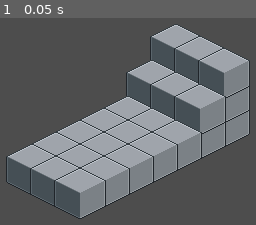
Above: before the commit, frame 1.
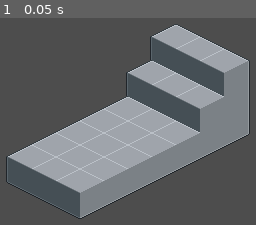
Above: after the commit, the same moment.

Repository: sarahgaskov/IsoTest
Game: Godot game, scene res://scenes/level.tscn
Same seed, same stepped clock (60 frames per second), same inputs: the game is played once before the commit and once after it.
Inputs:
- Up to frame 1 (0.05 s): no input

The runs differ from the first frame. In frame 1, 2.4% of the frame differs, in the area x 11-98%, y 8-91%.

Commit message:
Progress

Diff:
--- /dev/null
+++ b/assets/2d/occlusion/floor_dev_o.json
@@ -0,0 +1,49 @@
+{
+	"hash": "0495d56d6f4ea230233b03a4494d0faa",
+	"tiles": [
+		{
+			"edges": {
+				"0": [
+					31.0,
+					0.0,
+					0.0,
+					18.0
+				],
+				"1": [
+					32.0,
+					0.0,
+					63.0,
+					18.0
+				],
+				"2": [
+					56.0,
+					19.0,
+					63.0,
+					44.0
+				],
+				"3": [
+					63.0,
+					45.0,
+					32.0,
+					63.0
+				],
+				"4": [
+					0.0,
+					45.0,
+					31.0,
+					63.0
+				],
+				"5": [
+					0.0,
+					19.0,
+					7.0,
+					44.0
+				]
+			},
+			"region": [
+				64,
+				64
+			]
+		}
+	]
+}
--- a/assets/mesh_lib/tiles.tres
+++ b/assets/mesh_lib/tiles.tres
@@ -6,34 +6,14 @@
 atlas = ExtResource("1_d52ls")
 region = Rect2(0, 0, 64, 64)
 
-[sub_resource type="StandardMaterial3D" id="StandardMaterial3D_vt6s1"]
-transparency = 2
-alpha_scissor_threshold = 0.5
-alpha_antialiasing_mode = 0
-cull_mode = 2
-shading_mode = 0
-albedo_texture = SubResource("AtlasTexture_d52ls")
-texture_filter = 0
-billboard_mode = 1
-billboard_keep_scale = true
-
-[sub_resource type="QuadMesh" id="QuadMesh_8nvxf"]
-material = SubResource("StandardMaterial3D_vt6s1")
-size = Vector2(45.254833, 45.254833)
-
-[sub_resource type="AtlasTexture" id="AtlasTexture_oempc"]
-atlas = ExtResource("1_d52ls")
-region = Rect2(0, 0, 64, 64)
-
-[sub_resource type="ConcavePolygonShape3D" id="ConcavePolygonShape3D_0mnh7"]
+[sub_resource type="ConcavePolygonShape3D" id="ConcavePolygonShape3D_vt6s1"]
 data = PackedVector3Array(12, -12, 12, -12, -12, 12, 12, 12, 12, 12, 12, 12, -12, -12, 12, -12, 12, 12, 12, -12, 12, -1 …(392 unchanged characters)…
 
 [resource]
 item/0/name = "slab_5"
-item/0/mesh = SubResource("QuadMesh_8nvxf")
 item/0/mesh_transform = Transform3D(1, 0, 0, 0, 1, 0, 0, 0, 1, 0, 0, 0)
 item/0/mesh_cast_shadow = 1
-item/0/shapes = [SubResource("ConcavePolygonShape3D_0mnh7"), Transform3D(1, 0, 0, 0, 1, 0, 0, 0, 1, 0, 0, 0)]
+item/0/shapes = [SubResource("ConcavePolygonShape3D_vt6s1"), Transform3D(1, 0, 0, 0, 1, 0, 0, 0, 1, 0, 0, 0)]
 item/0/navigation_mesh_transform = Transform3D(1, 0, 0, 0, 1, 0, 0, 0, 1, 0, 0, 0)
 item/0/navigation_layers = 1
-item/0/preview = SubResource("AtlasTexture_oempc")
+item/0/preview = SubResource("AtlasTexture_d52ls")
--- /dev/null
+++ b/assets/shaders/occlusion.gdshader
@@ -0,0 +1,67 @@
+shader_type spatial;
+render_mode unshaded, cull_disabled;
+
+// Sprite + its occlusion mask (same region, same UVs).
+uniform sampler2D albedo_tex : source_color, filter_nearest;
+uniform sampler2D mask_tex : filter_nearest;
+
+// Per tile type: silhouette edge as (a.xy, b.xy) in UV, one per direction.
+// Direction order, clockwise from top-left: NW NE E SE SW W. Opposite = +3.
+uniform vec4 edges[6];
+
+// Per cell: which directions have a touching neighbor, and the [t0,t1] span
+// of that contact along each edge (packed two directions per vec4).
+instance uniform int neighbors;
+instance uniform vec4 range01;
+instance uniform vec4 range23;
+instance uniform vec4 range45;
+
+int decode_dir(vec3 c) {
+	bool r = c.r > 0.5, g = c.g > 0.5, b = c.b > 0.5;
+	if (r && !g && !b) return 0; // red     NW
+	if (!r && g && !b) return 1; // green   NE
+	if (!r && g && b)  return 2; // cyan    E
+	if (!r && !g && b) return 3; // blue    SE
+	if (r && g && !b)  return 4; // yellow  SW
+	if (r && !g && b)  return 5; // magenta W
+	return -1;
+}
+
+vec2 range_for(int d) {
+	if (d == 0) return range01.xy;
+	if (d == 1) return range01.zw;
+	if (d == 2) return range23.xy;
+	if (d == 3) return range23.zw;
+	if (d == 4) return range45.xy;
+	return range45.zw;
+}
+
+void vertex() {
+	// Full billboard, keeping the mesh's own scale (pixel-perfect).
+	MODELVIEW_MATRIX = VIEW_MATRIX * mat4(
+		INV_VIEW_MATRIX[0], INV_VIEW_MATRIX[1], INV_VIEW_MATRIX[2], MODEL_MATRIX[3]);
+	MODELVIEW_MATRIX = MODELVIEW_MATRIX * mat4(
+		vec4(length(MODEL_MATRIX[0].xyz), 0.0, 0.0, 0.0),
+		vec4(0.0, length(MODEL_MATRIX[1].xyz), 0.0, 0.0),
+		vec4(0.0, 0.0, length(MODEL_MATRIX[2].xyz), 0.0),
+		vec4(0.0, 0.0, 0.0, 1.0));
+	MODELVIEW_NORMAL_MATRIX = mat3(MODELVIEW_MATRIX);
+}
+
+void fragment() {
+	vec4 tex = texture(albedo_tex, UV);
+	ALBEDO = tex.rgb;
+	ALPHA = tex.a;
+	ALPHA_SCISSOR_THRESHOLD = 0.5;
+
+	int d = decode_dir(texture(mask_tex, UV).rgb);
+	if (d >= 0 && (neighbors & (1 << d)) != 0) {
+		vec2 a = edges[d].xy;
+		vec2 ab = edges[d].zw - a;
+		// Project this pixel onto the edge; t is its position along it.
+		float t = clamp(dot(UV - a, ab) / dot(ab, ab), 0.0, 1.0);
+		vec2 span = range_for(d);
+		if (t >= span.x && t <= span.y)
+			ALPHA = 0.0; // outline pixel is backed by the neighbor: erase it
+	}
+}
--- a/scripts/iso_grid.gd
+++ b/scripts/iso_grid.gd
@@ -3,24 +3,30 @@
 class_name IsoGrid
 
 const LIB_PATH = "res://assets/mesh_lib/tiles.tres"
-
-#TODO: Allow storing multiple tile sheets in an array
-
-## Tilesheet region rigged to .obj files
+const OCC_SHADER = preload("res://assets/shaders/occlusion.gdshader")
+
+## Tilesheet regions rigged to .obj files (may reference several tilesheets)
 @export_file("*.json") var config = "res://tiles.json"
 
 ## Rebuild mesh library according to config
 @export_tool_button("Rebuild tiles") var _rebuild = rebuild
 
+## Re-scan every occlusion mask from scratch, ignoring the cache
+@export_tool_button("Rebake occlusion") var _rebake = rebake
+
 @export_group("Editor aids")
+## Swap sprites for the raw 3D models, one color per face [EDITOR ONLY]
+@export var show_3d = false:
+	set(v):
+		show_3d = v
+		if is_node_ready(): rebuild()
+
 ## A white plane at height 0 to build on top of [EDITOR ONLY]
 @export var show_floor = true:
 	set(v):
 		show_floor = v
 		if is_node_ready(): _refresh_floor()
 
-# TODO: Render models with different colored faces, hide sprites
-
 ## Wireframe cell box on every placed tile for reading geometry [EDITOR ONLY]
 @export var show_wireframe = true:
 	set(v):
@@ -28,68 +34,229 @@
 		if is_node_ready(): _refresh_wire()
 
 var _wire_hash = 0
+var _occ_hash = 0
+var _types := {}          # cell item id -> {mesh, mat, edges, out, present}
+var _blank_mask: ImageTexture
 
 func _ready() -> void:
 	cell_size = Iso.cell()
 	set_process(Engine.is_editor_hint())
+	_setup()
 	_refresh_floor()
 	_refresh_wire()
 
-# Rebuild wire boxes only when cells change
+# Build the render types + sprite layer from config, without touching the
+# saved mesh library (so it is safe at runtime, unlike rebuild()).
+func _setup() -> void:
+	var data = JSON.parse_string(FileAccess.get_file_as_string(config))
+	if data == null: return
+	var paths: Array = data.get("tilesheets", [data.get("tilesheet")])
+	var sheets: Array = paths.map(func(p): return load(p) as Texture2D)
+	_build_types(data, paths, sheets)
+	if not show_3d: _mute_library()
+	_occ_hash = 0
+	_refresh_sprites()
+
+# Drop the placed-cell meshes so GridMap draws only collision; the sprite layer
+# owns the visuals. In-memory only, so the saved library is left untouched.
+func _mute_library() -> void:
+	if mesh_library == null: return
+	for id in mesh_library.get_item_list():
+		mesh_library.set_item_mesh(id, null)
+	var lib = mesh_library
+	mesh_library = null
+	mesh_library = lib
+
 func _process(_delta: float) -> void:
-	if not show_wireframe:
-		return
 	var h = get_used_cells().hash()
-	if h != _wire_hash:
+	if show_wireframe and h != _wire_hash:
 		_refresh_wire()
+	if not show_3d and h != _occ_hash:
+		_refresh_sprites()
 
 func rebuild() -> void:
 	cell_size = Iso.cell()
 
 	var data = JSON.parse_string(FileAccess.get_file_as_string(config))
-
 	if data == null:
 		push_error("IsoGrid: could not parse %s" % config)
 		return
 
-	var sheet: Texture2D = load(data.tilesheet)
-
+	var paths: Array = data.get("tilesheets", [data.get("tilesheet")])
+	var sheets: Array = paths.map(func(p): return load(p) as Texture2D)
 	var lib = _fresh_library()
 
-	# Dynamically build library
+	# GridMap keeps the collision and the palette preview; the sprites
+	# themselves are drawn by the occlusion layer (see _refresh_sprites),
+	# so placed cells carry a mesh only in the 3D debug view.
 	for id in data.tiles.size():
 		var tile: Dictionary = data.tiles[id]
 		lib.create_item(id)
 		lib.set_item_name(id, tile.name)
-		lib.set_item_mesh(id, _tile_art(sheet, tile))
+		lib.set_item_mesh(id, _debug_mesh(tile) if show_3d else null)
 		lib.set_item_shapes(id, [_collision(tile), Transform3D.IDENTITY])
-		lib.set_item_preview(id, _slice(sheet, _region(tile)))
+		lib.set_item_preview(id, _slice(sheets[tile.get("sheet", 0)], _region(tile)))
 	ResourceSaver.save(lib, LIB_PATH)
 	mesh_library = lib
 
-# The visible tile, a pixel perfect billboarding quad mesh
-func _tile_art(sheet: Texture2D, tile: Dictionary) -> QuadMesh:
+	_build_types(data, paths, sheets)
+	_occ_hash = 0
+	_refresh_sprites()
+
+# Force a clean occlusion rebake, then rebuild.
+func rebake() -> void:
+	var data = JSON.parse_string(FileAccess.get_file_as_string(config))
+	for p in data.get("tilesheets", [data.get("tilesheet")]):
+		var cache = "%s/occlusion/%s_o.json" % [p.get_base_dir(), p.get_file().get_basename()]
+		if FileAccess.file_exists(cache): DirAccess.remove_absolute(ProjectSettings.globalize_path(cache))
+	rebuild()
+
+# One shader material per tile type, fed the baked edges of its sheet's mask.
+func _build_types(data: Dictionary, paths: Array, sheets: Array) -> void:
+	_types = {}
+	for si in paths.size():
+		var ids := []
+		var regions := []
+		for id in data.tiles.size():
+			if data.tiles[id].get("sheet", 0) == si:
+				ids.append(id)
+				regions.append(data.tiles[id].region)
+		if ids.is_empty(): continue
+
+		var baked = OcclusionMaskBaker.ensure(paths[si], regions)
+		var sheet_img: Image = sheets[si].get_image()
+		var mask_img = _load_mask(paths[si])
+		for k in ids.size():
+			_types[ids[k]] = _make_type(
+				data.tiles[ids[k]], sheet_img, mask_img,
+				baked[k] if k < baked.size() else {})
+
+func _make_type(tile: Dictionary, sheet: Image, mask: Image, baked: Dictionary) -> Dictionary:
 	var region = _region(tile)
+	var edges = baked.get("edges", _zeros(Vector4.ZERO))
+	var out = baked.get("out", _zeros(Vector2.ZERO))
+	var present = baked.get("present", 0)
+
+	var mat = ShaderMaterial.new()
+	mat.shader = OCC_SHADER
+	mat.set_shader_parameter("albedo_tex", _crop(sheet, region))
+	mat.set_shader_parameter("mask_tex", _crop(mask, region) if mask else _fallback_mask())
+	mat.set_shader_parameter("edges", edges)
+
+	return {
+		"mesh": _quad(tile),
+		"mat": mat,
+		"edges": edges,
+		"out": out,
+		"present": present,
+	}
+
+# For shader sampling (tolerant to import compression, works in exports too).
+func _load_mask(sheet_path: String) -> Image:
+	var p = "%s/occlusion/%s_o.png" % [sheet_path.get_base_dir(), sheet_path.get_file().get_basename()]
+	if ResourceLoader.exists(p):
+		return (load(p) as Texture2D).get_image()
+	return null
+
+func _crop(img: Image, region: Rect2) -> ImageTexture:
+	return ImageTexture.create_from_image(img.get_region(Rect2i(region)))
+
+func _fallback_mask() -> ImageTexture:
+	if _blank_mask == null:
+		var img = Image.create(1, 1, false, Image.FORMAT_RGB8)
+		_blank_mask = ImageTexture.create_from_image(img)
+	return _blank_mask
+
+func _zeros(v: Variant) -> Array:
+	var out := []
+	for i in 6: out.append(v)
+	return out
+
+# The raw .obj shaded with a flat color per face, for reading geometry.
+func _debug_mesh(tile: Dictionary) -> ArrayMesh:
+	var faces = (load(tile.mesh) as Mesh).get_faces()
+	var st = SurfaceTool.new()
+	st.begin(Mesh.PRIMITIVE_TRIANGLES)
+	var colors := {}
+	for i in range(0, faces.size(), 3):
+		var normal = (faces[i + 1] - faces[i]).cross(faces[i + 2] - faces[i]).normalized()
+		var key = normal.snapped(Vector3.ONE * 0.001)
+		if not colors.has(key):
+			colors[key] = Color.from_hsv(colors.size() * 0.61803, 0.65, 1.0)
+		st.set_color(colors[key])
+		for j in range(3):
+			st.add_vertex(faces[i + j])
+	st.set_material(_debug_material())
+	return st.commit()
+
+func _debug_material() -> StandardMaterial3D:
 	var material = StandardMaterial3D.new()
-
-	material.albedo_texture = _slice(sheet, region)
 	material.shading_mode = BaseMaterial3D.SHADING_MODE_UNSHADED
-	material.transparency = BaseMaterial3D.TRANSPARENCY_ALPHA_SCISSOR
-	material.alpha_scissor_threshold = 0.5
-	material.texture_filter = BaseMaterial3D.TEXTURE_FILTER_NEAREST
-	material.cull_mode = BaseMaterial3D.CULL_DISABLED
-	material.billboard_mode = BaseMaterial3D.BILLBOARD_ENABLED
-	material.billboard_keep_scale = true
-
+	material.vertex_color_use_as_albedo = true
+	return material
+
+# The pixel-perfect billboard quad; its shading comes from the type's material.
+func _quad(tile: Dictionary) -> QuadMesh:
 	var quad = QuadMesh.new()
-	quad.size = region.size * Iso.PIXEL_SCALE
-
+	quad.size = _region(tile).size * Iso.PIXEL_SCALE
 	var off: Array = tile.get("offset_px", [0, 0])
 	quad.center_offset = Vector3(off[0], off[1], 0) * Iso.PIXEL_SCALE
-
-	quad.material = material
-
 	return quad
+
+# = OCCLUSION LAYER =
+
+# One billboard per used cell, reusing its type's shader material and carrying
+# its own neighbor / contact data as instance parameters.
+func _refresh_sprites() -> void:
+	if not is_inside_tree(): return
+	var layer = _sprite_layer()
+	if show_3d:
+		layer.visible = false
+		_occ_hash = 0
+		return
+	layer.visible = true
+
+	var cells = get_used_cells()
+	var wanted := {}
+	for c in cells: wanted[c] = true
+	var existing := {}
+	for child in layer.get_children():
+		var cell = child.get_meta("cell")
+		if wanted.has(cell): existing[cell] = child
+		else: child.free()
+
+	for c in cells:
+		var type = _types.get(get_cell_item(c))
+		if type == null: continue
+		var mi: MeshInstance3D = existing.get(c)
+		if mi == null:
+			mi = MeshInstance3D.new()
+			mi.set_meta("cell", c)
+			layer.add_child(mi)
+			mi.owner = null
+		mi.mesh = type.mesh
+		mi.material_override = type.mat
+		mi.position = map_to_local(c)
+		_apply_occlusion(mi, c)
+	_occ_hash = cells.hash()
+
+# Detect where the cell touches neighbors, then hand the result to the shader.
+func _apply_occlusion(mi: MeshInstance3D, cell: Vector3i) -> void:
+	var contact = OcclusionContact.resolve(self, cell, _types)
+	var s: Array = contact.spans
+	mi.set_instance_shader_parameter("neighbors", contact.neighbors)
+	mi.set_instance_shader_parameter("range01", Vector4(s[0].x, s[0].y, s[1].x, s[1].y))
+	mi.set_instance_shader_parameter("range23", Vector4(s[2].x, s[2].y, s[3].x, s[3].y))
+	mi.set_instance_shader_parameter("range45", Vector4(s[4].x, s[4].y, s[5].x, s[5].y))
+
+func _sprite_layer() -> Node3D:
+	var layer = get_node_or_null(^"SpriteLayer") as Node3D
+	if layer == null:
+		layer = Node3D.new()
+		layer.name = "SpriteLayer"
+		add_child(layer)
+		layer.owner = null
+	return layer
 
 # Real collision from .obj
 func _collision(tile: Dictionary) -> Shape3D:
--- /dev/null
+++ b/scripts/o_contact.gd
@@ -0,0 +1,65 @@
+@tool
+extends RefCounted
+class_name OcclusionContact
+
+# Detects where a placed cell touches its neighbors: which silhouette edges are
+# pressed against. All-or-nothing — any neighbor whose on-screen direction
+# aligns with a present edge, and which itself has the matching opposite edge,
+# erases that edge in full. Pure geometry over the grid's cell data + baked
+# tile types — no rendering, no state.
+#
+# Partial (per-length) contact was tried two ways — projecting mask edges, then
+# projecting real mesh edges against each other — and both mis-measured shared
+# edges as parallel, non-overlapping lines; a correct version needs clipping
+# self's edge against the neighbor's full hull, not edge-vs-edge. Revisit then.
+
+const FULL_SPAN = Vector2(0, 1)
+const ALIGN = 0.6  # ~53 deg: a neighbor can press against more than one edge
+
+# The 26 surrounding cell offsets (3x3x3 minus the center), built once.
+static var _offsets: Array = []
+
+# -> {neighbors: int (6-bit edge mask), spans: Array[Vector2] ([t0,t1] per edge)}.
+static func resolve(grid: GridMap, cell: Vector3i, types: Dictionary) -> Dictionary:
+	if _offsets.is_empty(): _offsets = _neighbor_offsets()
+	var type = types[grid.get_cell_item(cell)]
+	var spans = _zero_spans()
+	var neighbors = 0
+	var facing = Iso.facing()
+	var basis = grid.global_transform.basis
+
+	for off in _offsets:
+		var nid = grid.get_cell_item(cell + off)
+		if nid == GridMap.INVALID_CELL_ITEM: continue
+		var ntype = types.get(nid)
+		if ntype == null: continue
+
+		var world = basis * (Vector3(off) * grid.cell_size)
+		var screen = Vector2(world.dot(facing.x), -world.dot(facing.y))
+		if screen.length_squared() < 1e-6: continue
+		var dir = screen.normalized()
+
+		# A single full-size neighbor spans two hexagon edges at once (the
+		# pair bounding the shared cube face).
+		for d in 6:
+			if (type.present & (1 << d)) == 0: continue
+			if (ntype.present & (1 << ((d + 3) % 6))) == 0: continue
+			if dir.dot(type.out[d]) > ALIGN:
+				neighbors |= 1 << d
+				spans[d] = FULL_SPAN
+
+	return {"neighbors": neighbors, "spans": spans}
+
+static func _zero_spans() -> Array:
+	var out := []
+	for i in 6: out.append(Vector2.ZERO)
+	return out
+
+static func _neighbor_offsets() -> Array:
+	var out := []
+	for x in [-1, 0, 1]:
+		for y in [-1, 0, 1]:
+			for z in [-1, 0, 1]:
+				if x != 0 or y != 0 or z != 0:
+					out.append(Vector3i(x, y, z))
+	return out
--- a/scripts/o_mask_baker.gd
+++ b/scripts/o_mask_baker.gd
@@ -1,7 +1,93 @@
+@tool
 extends RefCounted
 class_name OcclusionMaskBaker
 
-const DEF_PATH = "res://assets/2d/occlusion/"
+# Direction colors on the mask, clockwise from top-left: NW NE E SE SW W.
+const DIR_COLORS = [
+	Color(1, 0, 0), Color(0, 1, 0), Color(0, 1, 1),
+	Color(0, 0, 1), Color(1, 1, 0), Color(1, 0, 1),
+]
 
-func _bake(mask_name: String):
-	pass
+# Baked contact data for every tile on a sheet, rebaking only when the mask
+# changed. Returns one dict per region: {edges, out, present}, or [] when the
+# sheet has no mask.
+static func ensure(sheet_path: String, regions: Array) -> Array:
+	var mask_path = _sibling(sheet_path, "_o.png")
+	if not FileAccess.file_exists(mask_path):
+		return []
+
+	var cache_path = _sibling(sheet_path, "_o.json")
+	var hash = FileAccess.get_md5(mask_path)
+	if FileAccess.file_exists(cache_path):
+		var cache = JSON.parse_string(FileAccess.get_file_as_string(cache_path))
+		if cache and cache.get("hash", "") == hash and cache.tiles.size() == regions.size():
+			return _decode_all(cache.tiles)
+
+	var tiles = _bake(mask_path, regions)
+	var file = FileAccess.open(cache_path, FileAccess.WRITE)
+	file.store_string(JSON.stringify({"hash": hash, "tiles": tiles}, "\t"))
+	return _decode_all(tiles)
+
+static func _decode_all(tiles: Array) -> Array:
+	var out = []
+	for t in tiles:
+		out.append(_decode(t))
+	return out
+
+static func _bake(mask_path: String, regions: Array) -> Array:
+	var img = Image.load_from_file(ProjectSettings.globalize_path(mask_path))
+	var tiles = []
+	for r in regions:
+		var rect = Rect2i(int(r[0]), int(r[1]), int(r[2]), int(r[3]))
+		var sub = img.get_region(rect)
+		var edges = {}
+		for d in DIR_COLORS.size():
+			var pts = _pixels(sub, DIR_COLORS[d])
+			if pts.size() >= 2:
+				var seg = _farthest_pair(pts)
+				edges[str(d)] = [seg[0].x, seg[0].y, seg[1].x, seg[1].y]
+		tiles.append({"region": [rect.size.x, rect.size.y], "edges": edges})
+	return tiles
+
+static func _pixels(img: Image, col: Color) -> Array:
+	var out = []
+	for y in img.get_height():
+		for x in img.get_width():
+			if img.get_pixel(x, y).is_equal_approx(col):
+				out.append(Vector2(x, y))
+	return out
+
+# Endpoints of a band = the two pixels farthest apart within it.
+static func _farthest_pair(pts: Array) -> Array:
+	var best = 0.0
+	var pair = [pts[0], pts[1]]
+	for i in pts.size():
+		for j in range(i + 1, pts.size()):
+			var d = pts[i].distance_squared_to(pts[j])
+			if d > best:
+				best = d
+				pair = [pts[i], pts[j]]
+	return pair
+
+# Cache form -> runtime form: edges in UV, outward screen normals, presence mask.
+static func _decode(tile: Dictionary) -> Dictionary:
+	var size = Vector2(tile.region[0], tile.region[1])
+	var edges = []
+	var outward = []
+	for i in DIR_COLORS.size():
+		edges.append(Vector4.ZERO)
+		outward.append(Vector2.ZERO)
+	var present = 0
+	for k in tile.edges:
+		var d = int(k)
+		var e = tile.edges[k]
+		var a = Vector2(e[0], e[1]) / size
+		var b = Vector2(e[2], e[3]) / size
+		edges[d] = Vector4(a.x, a.y, b.x, b.y)
+		outward[d] = ((a + b) * 0.5 - Vector2(0.5, 0.5)).normalized()
+		present |= 1 << d
+	return {"edges": edges, "out": outward, "present": present}
+
+static func _sibling(sheet_path: String, suffix: String) -> String:
+	return "%s/occlusion/%s%s" % [
+		sheet_path.get_base_dir(), sheet_path.get_file().get_basename(), suffix]
--- a/tiles.json
+++ b/tiles.json
@@ -1,8 +1,9 @@
 {
-	"tilesheet": "res://assets/2d/floor_dev.png",
+	"tilesheets": ["res://assets/2d/floor_dev.png"],
 	"tiles": [
 		{
 			"name": "slab_5",
+			"sheet": 0,
 			"region": [0, 0, 64, 64],
 			"mesh": "res://assets/3d/slab_5.obj",
 			"offset_px": [0, 0]
Not shown, added: assets/shaders/occlusion.gdshader.uid
Not shown, added: scripts/o_contact.gd.uid
Not shown, removed: assets/2d/occlusion/floor_dev.pngZone.Identifier
Not shown, added: docs/occlusion.md
